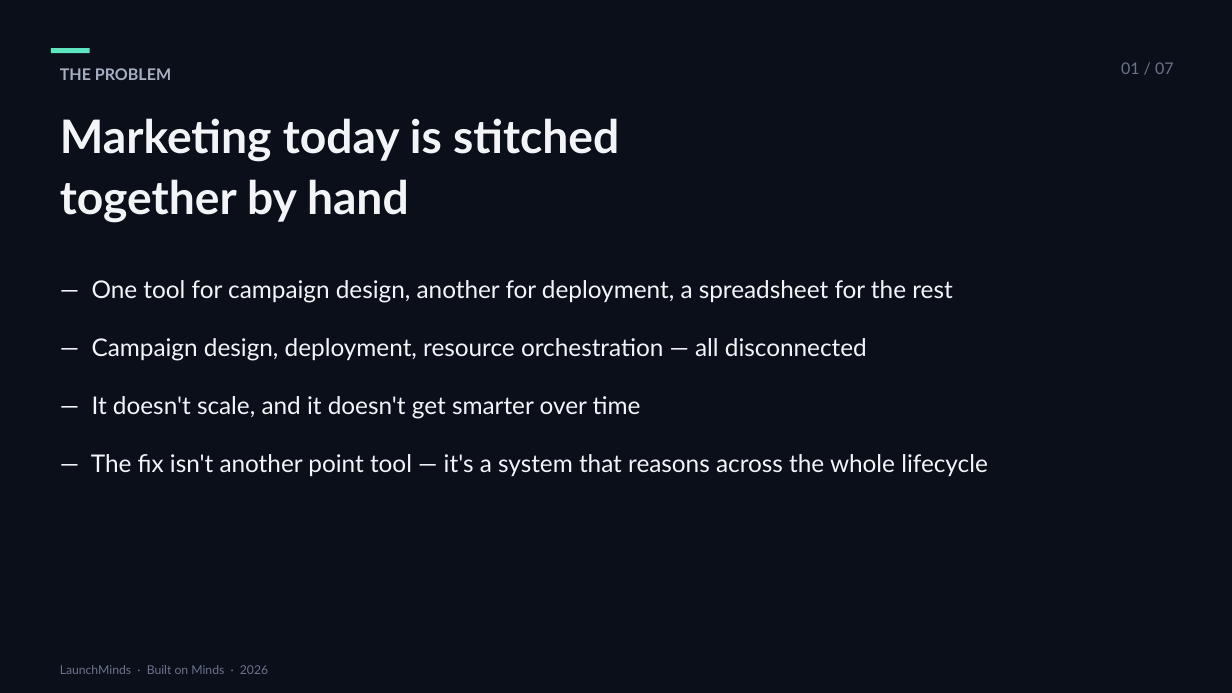
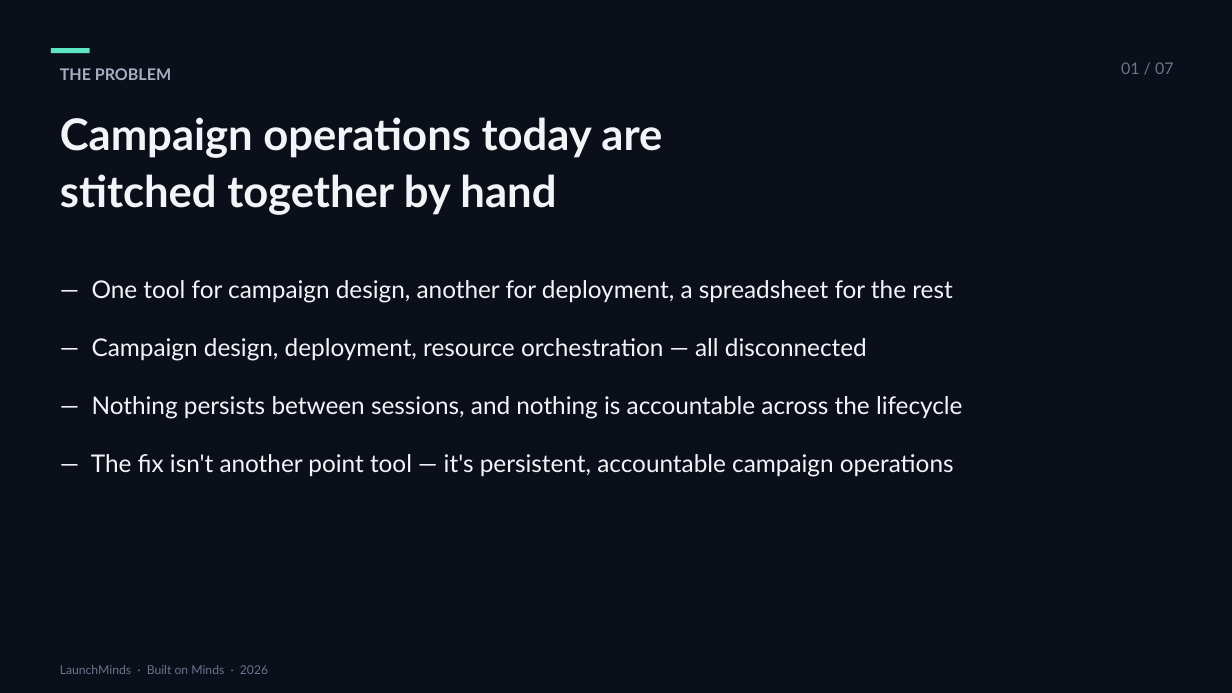
Before and after one commit to dingjoys/focus-mind, a slide deck: slide 2 of presentations/launchminds-agent-evolution-2026-08/launchminds-deck.pptx. Drawn at 1232x693 pixels with LibreOffice and Linux fonts; fonts in the diff are those of the drawing. Boxes give left, top, right and bottom in pixels: in the first picture for what was removed or moved away, otherwise in the second. Text is boxed around its words. In the diff, an @@ line names an element or a change of style, - is before the commit and + after.

```diff
--- a/presentations/launchminds-agent-evolution-2026-08/launchminds-deck.pptx
+++ b/presentations/launchminds-agent-evolution-2026-08/launchminds-deck.pptx
@@ text at (60,117,662,215): text changed; size 36 to 34 pt @@
-Marketing today is stitched
-together by hand
+Campaign operations today are
+stitched together by hand
@@ text at (91,396,963,477): text changed @@
-— It doesn't scale, and it doesn't get smarter over time
-— The fix isn't another point tool — it's a system that reasons across the whole lifecycle
+— Nothing persists between sessions, and nothing is accountable across the lifecycle
+— The fix isn't another point tool — it's persistent, accountable campaign operations
```
Also in this commit, not shown: 5 other slides changed, 2 slides added, 2 slides removed, 2 other files.
